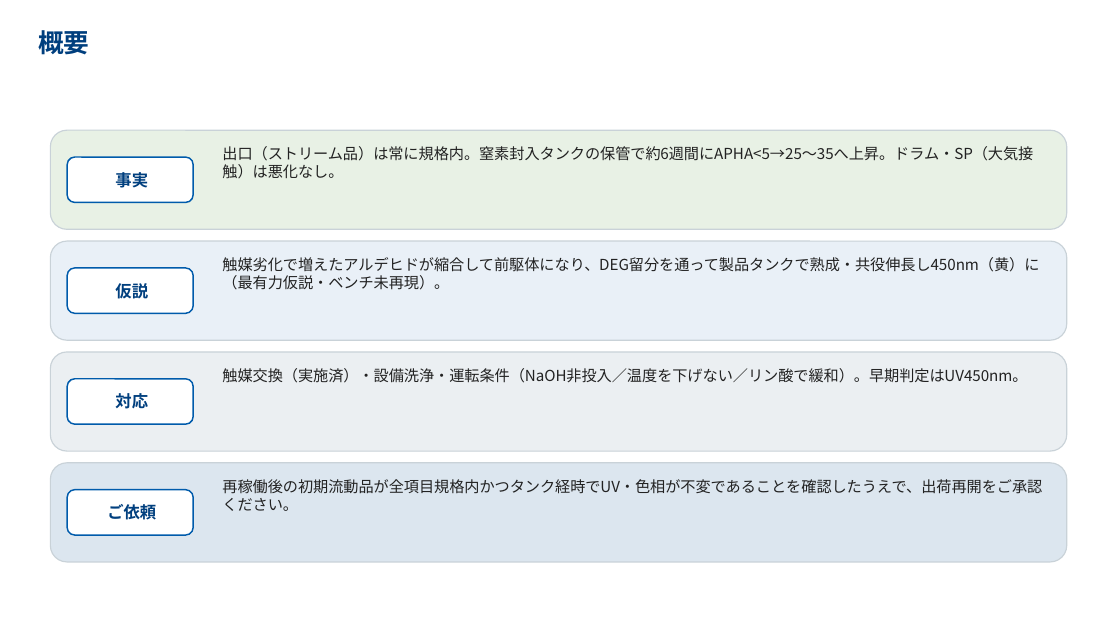
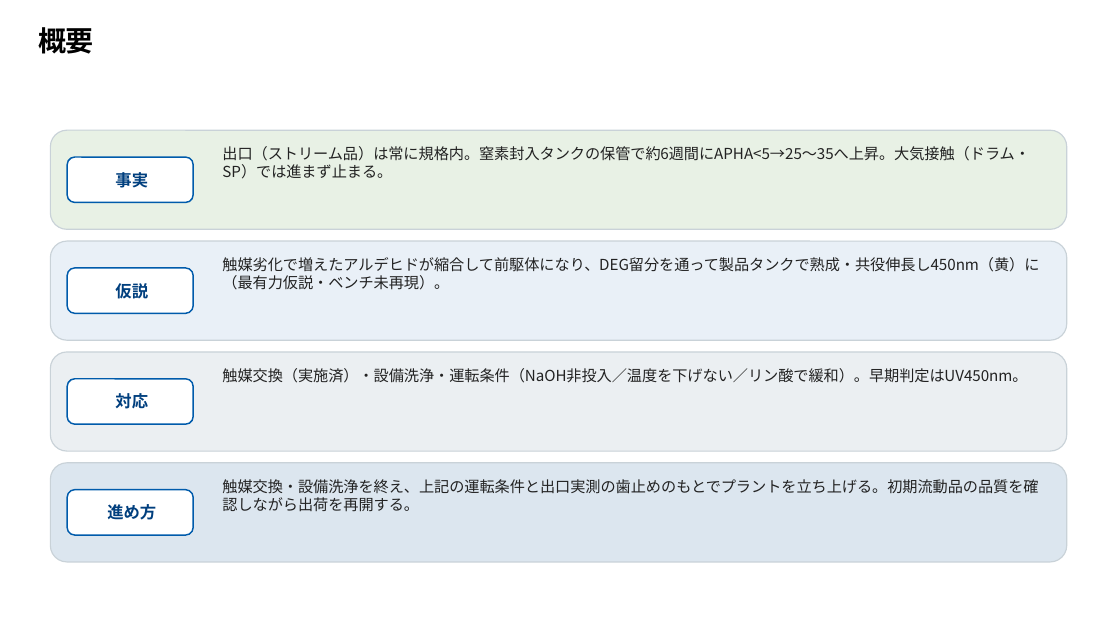
Before and after one commit to hiraoyosa-sys/Base, a slide deck: slide 2 of outputs/製品DEG色相悪化_対策会議.pptx. Drawn at 1120x630 pixels with LibreOffice and Linux fonts; fonts in the diff are those of the drawing. Boxes give left, top, right and bottom in pixels: in the first picture for what was removed or moved away, otherwise in the second. Text is boxed around its words. In the diff, an @@ line names an element or a change of style, - is before the commit and + after.

```diff
--- a/outputs/製品DEG色相悪化_対策会議.pptx
+++ b/outputs/製品DEG色相悪化_対策会議.pptx
@@ title "概要" at [38, 23, 93, 59]: size 22 to 24 pt, text colour #003F7E to #000000 @@
@@ text at [222, 146, 1030, 179]: text changed @@
-出口（ストリーム品）は常に規格内。窒素封入タンクの保管で約6週間にAPHA<5→25〜35へ上昇。ドラム・SP（大気接触）は悪化なし。
+出口（ストリーム品）は常に規格内。窒素封入タンクの保管で約6週間にAPHA<5→25〜35へ上昇。大気接触（ドラム・SP）では進まず止まる。
@@ text at [222, 479, 1038, 512]: text changed @@
-再稼働後の初期流動品が全項目規格内かつタンク経時でUV・色相が不変であることを確認したうえで、出荷再開をご承認ください。
+触媒交換・設備洗浄を終え、上記の運転条件と出口実測の歯止めのもとでプラントを立ち上げる。初期流動品の品質を確認しながら出荷を再開する。
@@ text in rounded rectangle at [107, 504, 156, 520]: text changed @@
-ご依頼
+進め方
```
Also in this commit, not shown: 13 other slides changed, 1 slide added, 9 other files.
